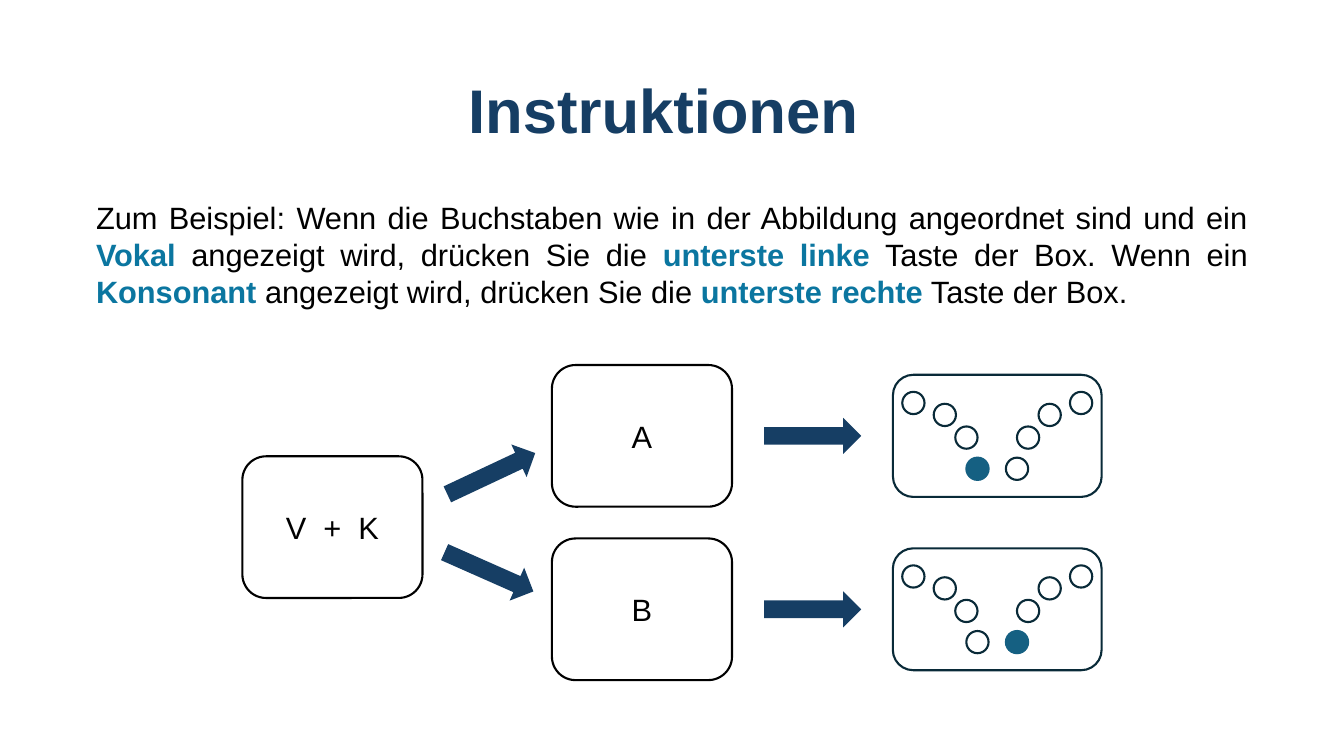
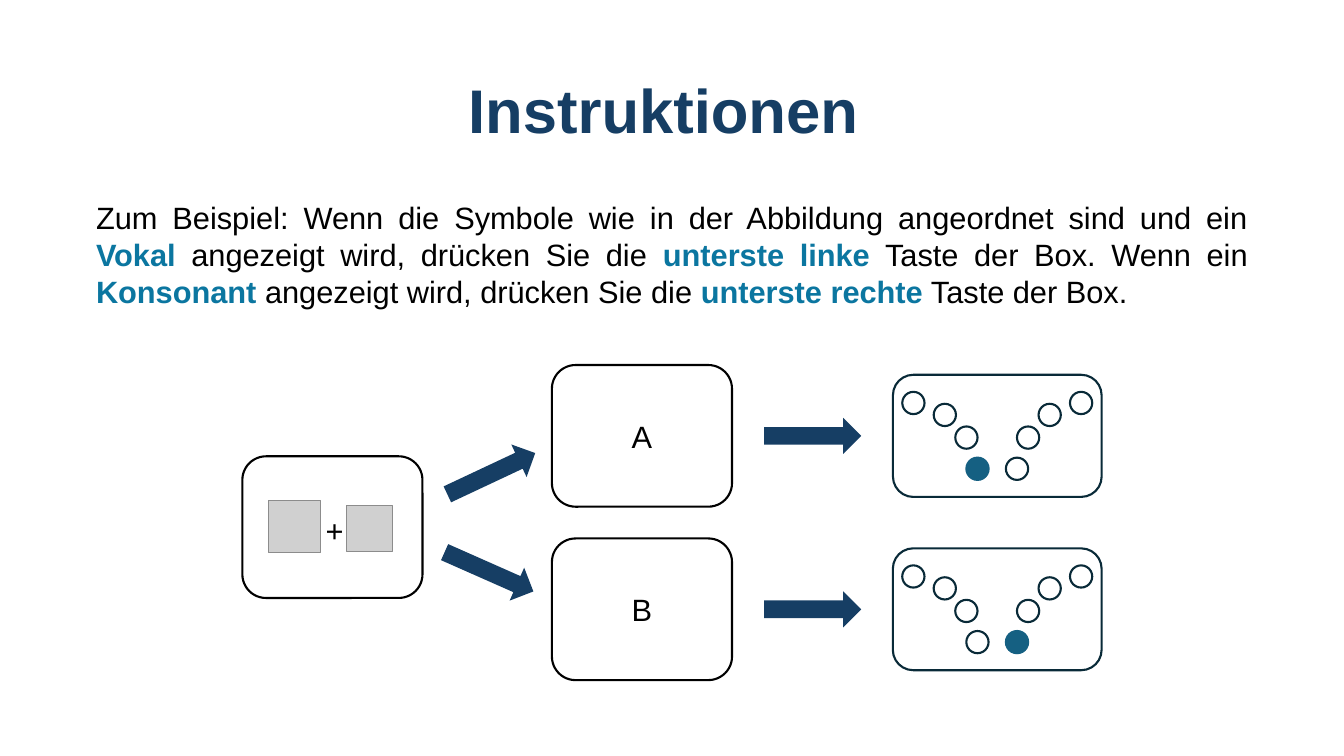
Before and after one commit to GidonFrischkorn/Ambizione-IndividualDifferencesStudy, a slide deck: slide 4 of tasks/letter-judgement-changingSR/Instructions_letterchangeSRBOX.pptx. Drawn at 1344x756 pixels with LibreOffice and Linux fonts; fonts in the diff are those of the drawing; grey boxes stand for pictures. Boxes give left, top, right and bottom in pixels: in the first picture for what was removed or moved away, otherwise in the second. Text is boxed around its words. In the diff, an @@ line names an element or a change of style, - is before the commit and + after.

```diff
--- a/tasks/letter-judgement-changingSR/Instructions_letterchangeSRBOX.pptx
+++ b/tasks/letter-judgement-changingSR/Instructions_letterchangeSRBOX.pptx
@@ text at (96, 206, 1248, 309): text changed @@
-Zum Beispiel: Wenn die Buchstaben wie in der Abbildung angeordnet sind und ein Vokal angezeigt wird, drücken Sie die unterste linke Taste der Box. Wenn ein Konsonant angezeigt wird, drücken Sie die unterste rechte Taste der Box.
+Zum Beispiel: Wenn die Symbole wie in der Abbildung angeordnet sind und ein Vokal angezeigt wird, drücken Sie die unterste linke Taste der Box. Wenn ein Konsonant angezeigt wird, drücken Sie die unterste rechte Taste der Box.
@@ picture added at (268, 500, 321, 553) @@
@@ text added at (314, 507, 355, 555), 22 pt, text #000000 @@
++
@@ picture added at (347, 506, 392, 552) @@
@@ text removed at (286, 517, 379, 539) @@
-V + K
```
Also in this commit, not shown: 3 other slides changed, 18 other files.
